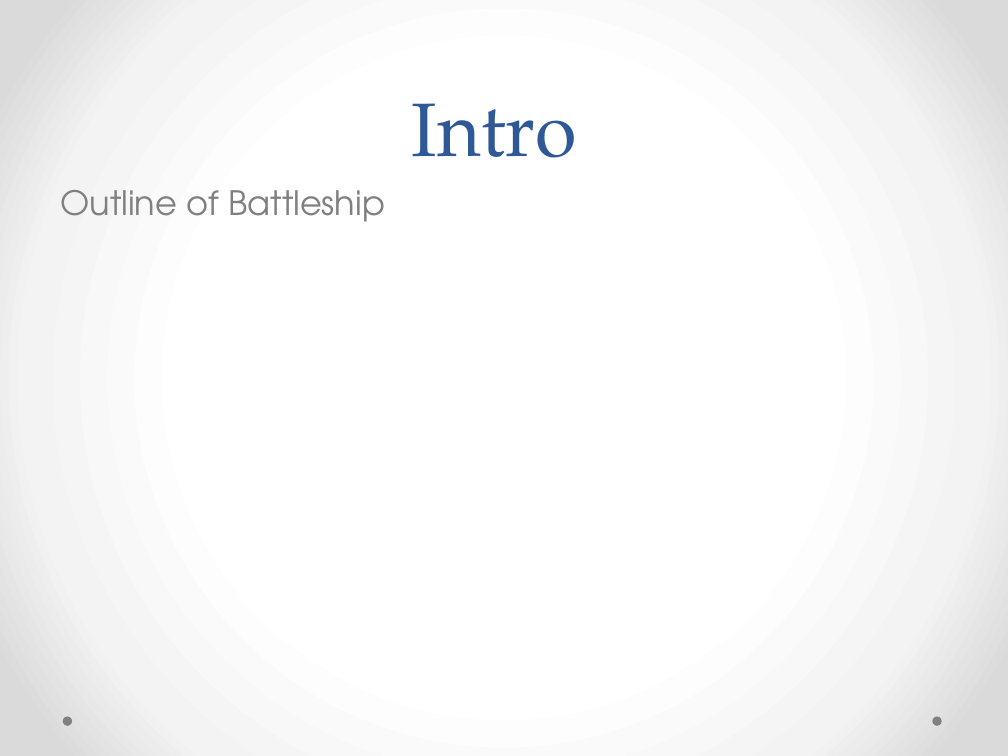
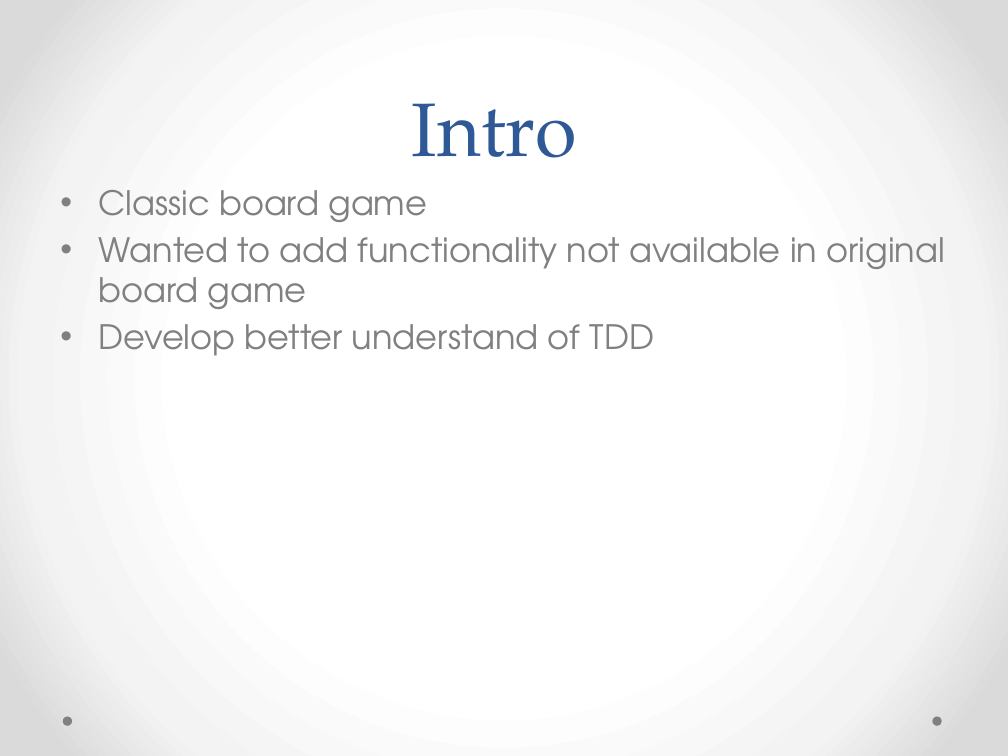
Before and after one commit to pohltm/Battle, a slide deck: slide 2 of Documents/Project Presentation/Battleship Project Presentation.pptx. Drawn at 1008x756 pixels with LibreOffice and Linux fonts; fonts in the diff are those of the drawing. Boxes give left, top, right and bottom in pixels: in the first picture for what was removed or moved away, otherwise in the second. Text is boxed around its words. In the diff, an @@ line names an element or a change of style, - is before the commit and + after.

```diff
--- a/Documents/Project Presentation/Battleship Project Presentation.pptx
+++ b/Documents/Project Presentation/Battleship Project Presentation.pptx
@@ text at [98, 190, 945, 356]: text changed @@
-Outline of Battleship
+• Classic board game
+• Wanted to add functionality not available in original board game
+• Develop better understand of TDD
```
Also in this commit, not shown: 5 other slides changed.
